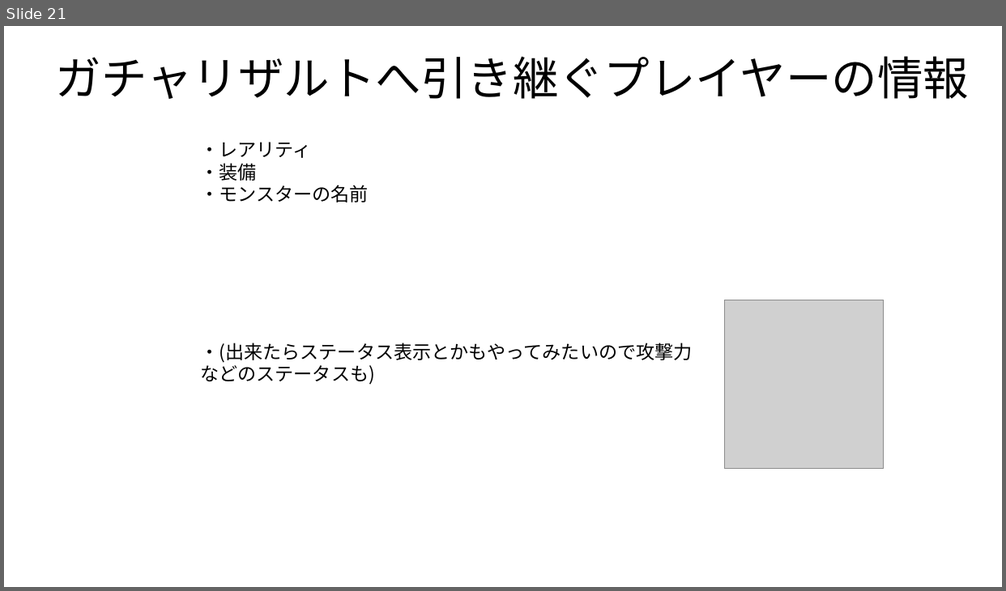
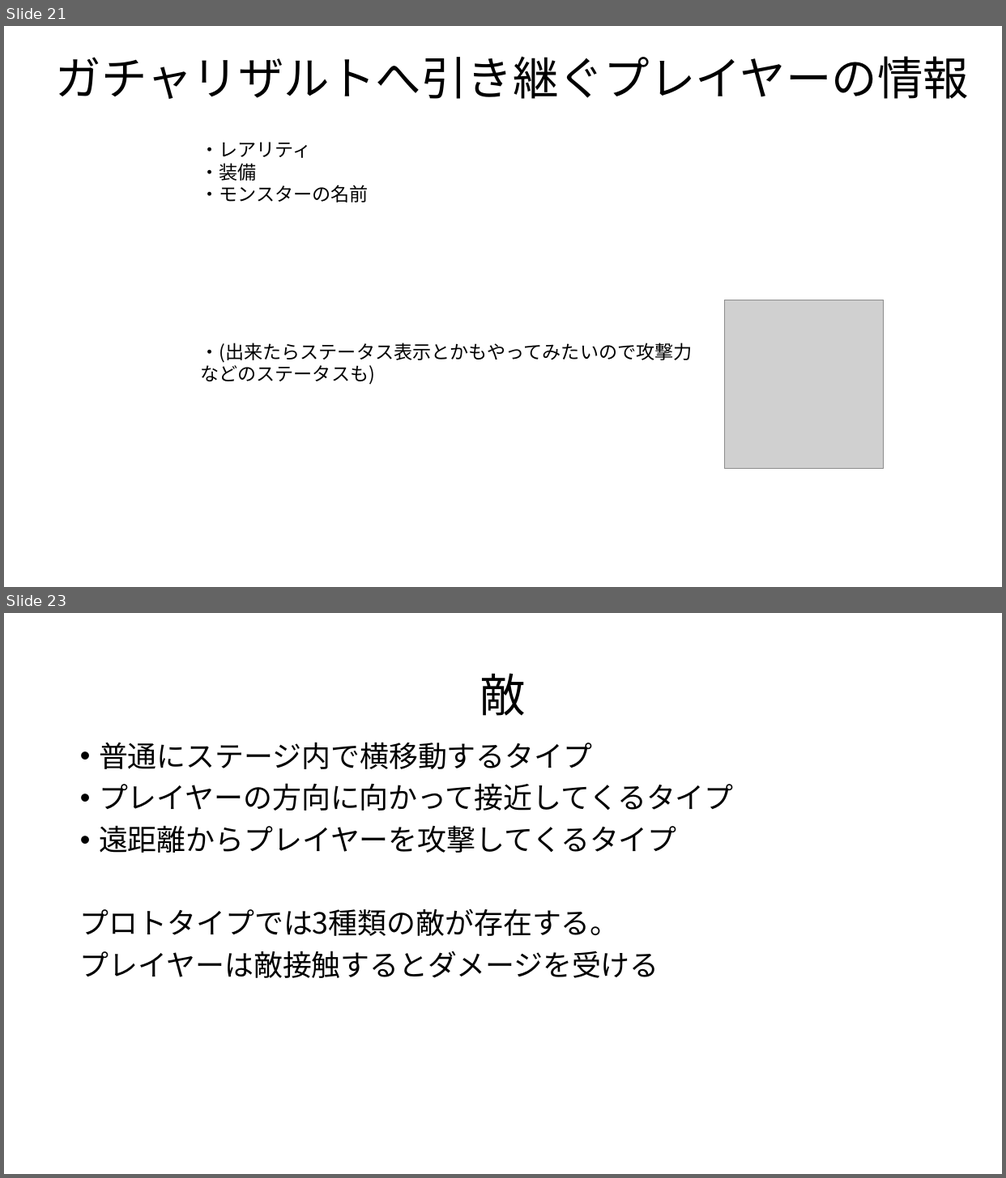
Before and after one commit to teramoti/YakinikuTabetai, a slide deck: 企画書もどき.pptx. Shown one above the other, each under a label of ours: slide 21 before the commit, slides 21 and 23 after it; the slides between them are not shown. The pictures are 1006x591 and 1006x1178 pixels, drawn with LibreOffice and Linux fonts; fonts in the diff are those of the drawing; grey boxes stand for pictures. Boxes give left, top, right and bottom in pixels: in the first picture for what was removed or moved away, otherwise in the second. Text is boxed around its words. In the diff, an @@ line names an element or a change of style, - is before the commit and + after.

```diff
--- a/企画書もどき.pptx
+++ b/企画書もどき.pptx
@@ slide 23 added at (x1=4, y1=613, x2=1002, y2=1174), background #FFFFFF @@
@@ title added at (x1=480, y1=673, x2=526, y2=716), 44 pt, text #000000 @@
+敵
@@ text added at (x1=80, y1=742, x2=734, y2=978), 28 pt, text #000000 @@
+• 普通にステージ内で横移動するタイプ
+• プレイヤーの方向に向かって接近してくるタイプ
+• 遠距離からプレイヤーを攻撃してくるタイプ
+プロトタイプでは3種類の敵が存在する。
+プレイヤーは敵接触するとダメージを受ける
```
Also in this commit, not shown: 1 slide changed, 4 other slides added.
